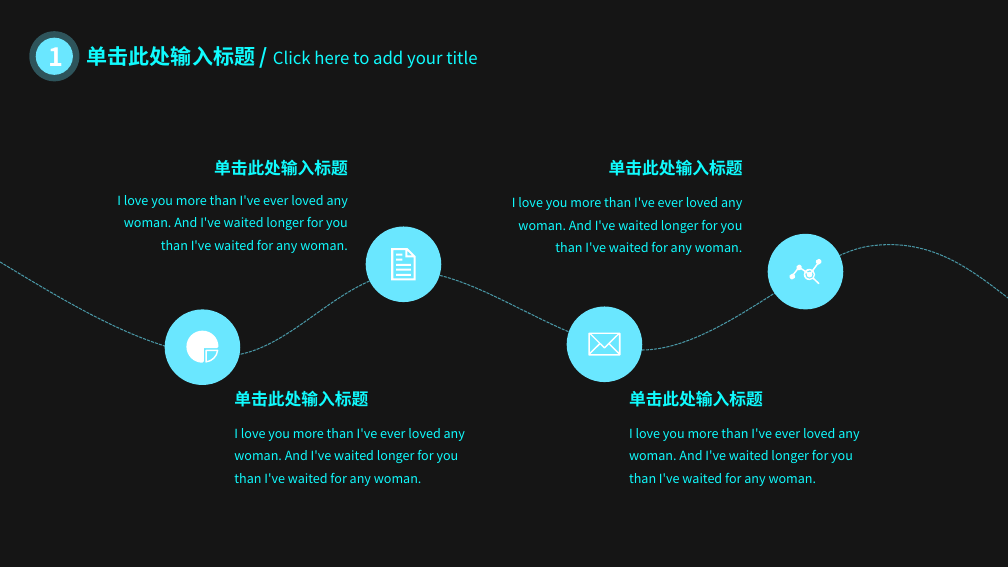
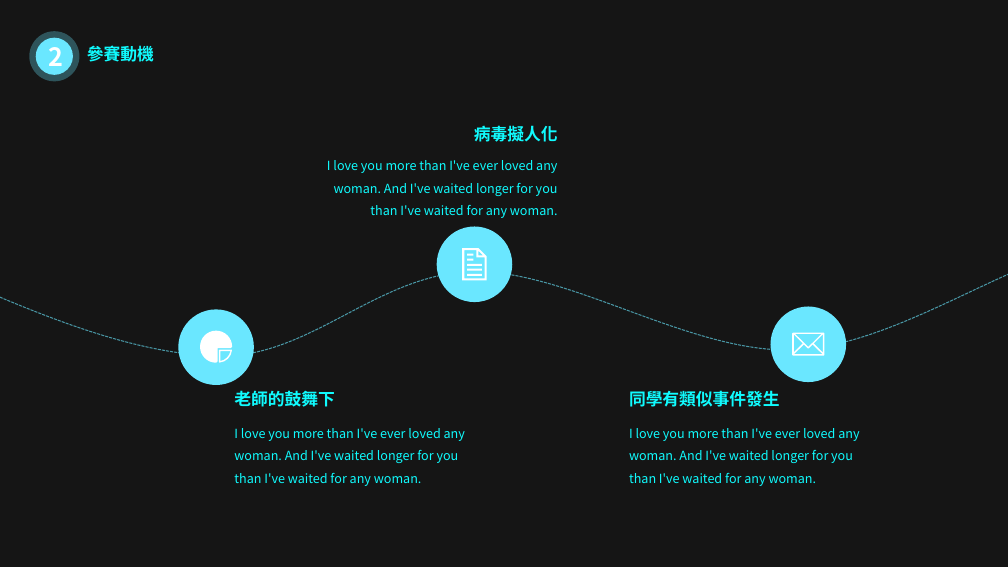
Before and after one commit to Yu-LunLiu/-, a slide deck: slide 7 of 與毒同行.pptx (slide 6 before the commit). Drawn at 1008x567 pixels with LibreOffice and Linux fonts; fonts in the diff are those of the drawing; background and template pictures are left out; a plain dark background stands for a picture behind light text. Boxes give left, top, right and bottom in pixels: in the first picture for what was removed or moved away, otherwise in the second. Text is boxed around its words. In the diff, an @@ line names an element or a change of style, - is before the commit and + after.

```diff
--- a/與毒同行.pptx
+++ b/與毒同行.pptx
@@ text in ellipse at bbox=[49, 47, 64, 73]: text changed @@
-1
+2
@@ text at bbox=[87, 43, 154, 65]: text changed; bold on @@
-单击此处输入标题 / Click here to add your title
+參賽動機
@@ text "I love you more than ...": place and size @@
-text "I love you more than ..." at bbox=[117, 195, 348, 253]
+text "I love you more than ..." at bbox=[327, 160, 558, 218]
@@ text added at bbox=[474, 125, 558, 142], 16 pt, text #10FBFE, bold @@
+病毒擬人化
@@ text removed at bbox=[214, 159, 348, 176] @@
-单击此处输入标题
@@ text removed at bbox=[609, 159, 743, 176] @@
-单击此处输入标题
@@ text removed at bbox=[512, 197, 743, 255] @@
-I love you more than I've ever loved any woman. And I've waited longer for you than I've waited for any woman.
@@ ellipse: place and size @@
-ellipse at bbox=[366, 227, 442, 302]
+ellipse at bbox=[437, 227, 513, 302]
@@ ellipse removed at bbox=[768, 234, 844, 309] @@
@@ freeform shape at bbox=[0, 245, 1008, 356]: outline redrawn @@
@@ freeform shape: place and size @@
-freeform shape at bbox=[391, 248, 415, 280]
+freeform shape at bbox=[462, 248, 486, 280]
@@ freeform shape removed at bbox=[789, 259, 821, 284] @@
@@ ellipse: place and size @@
-ellipse at bbox=[165, 309, 240, 385]
+ellipse at bbox=[178, 309, 254, 385]
@@ ellipse: place and size @@
-ellipse at bbox=[567, 306, 643, 382]
+ellipse at bbox=[771, 306, 846, 382]
@@ freeform shape: place and size @@
-freeform shape at bbox=[187, 330, 219, 362]
+freeform shape at bbox=[200, 330, 232, 362]
@@ freeform shape: place and size @@
-freeform shape at bbox=[588, 333, 620, 356]
+freeform shape at bbox=[792, 333, 824, 356]
@@ text at bbox=[234, 390, 334, 407]: text changed @@
-单击此处输入标题
+老師的鼓舞下
@@ text at bbox=[629, 390, 780, 407]: text changed @@
-单击此处输入标题
+同學有類似事件發生
```
Also in this commit, not shown: 3 other slides changed.
